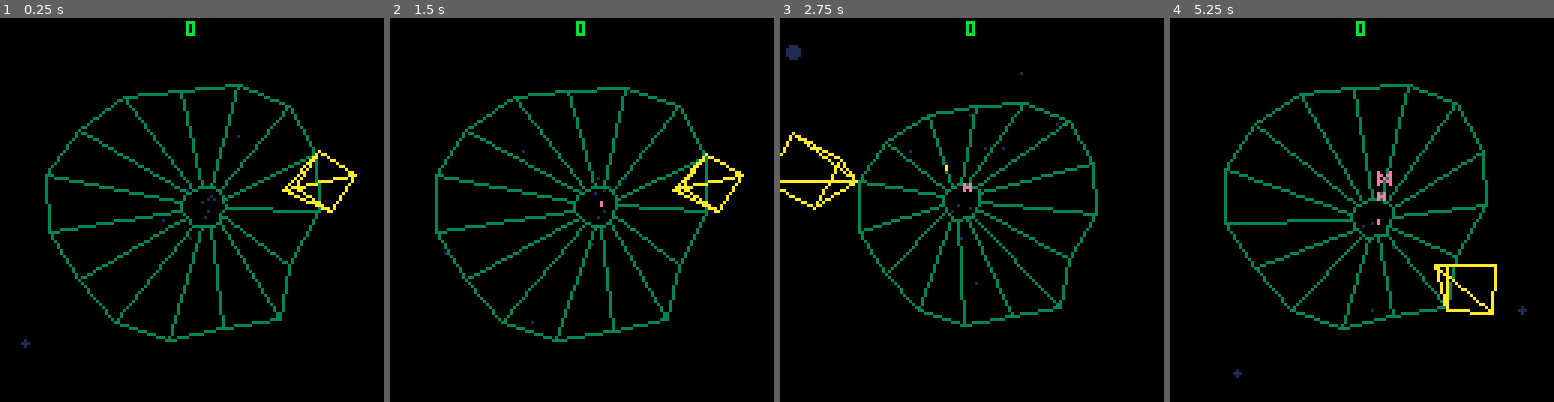
Above: before the commit, frames 1-4 (left to right).
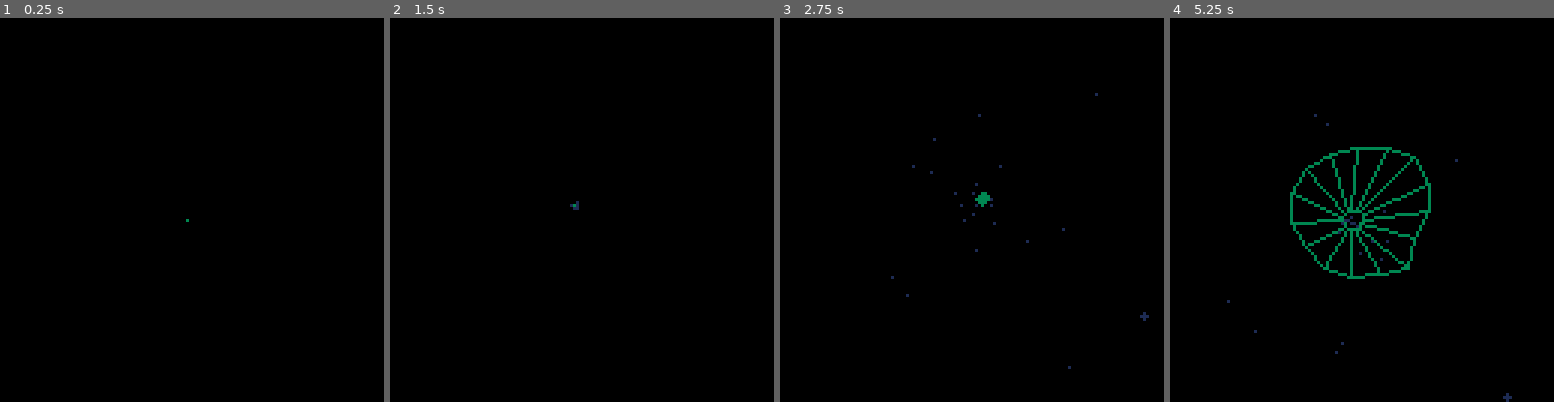
Above: after the commit, the same moments.

Repository: tesselode/web-pilot
Game: PICO-8 cartridge t1k.p8
Two runs of this game, one before a commit and one after it. Both use one fixed random seed, a clock stepped at 60 frames per second and the inputs below.
Inputs:
- Up to frame 1 (0.25 s): no input
- Up to frame 2 (1.5 s): tap X (X key) at 0.33, 1.07 s; tap O (Z key) at 0.7 s
- Up to frame 3 (2.75 s): hold Right 1.6-2.1 s; tap O (Z key) at 1.7, 2.1, 2.5 s; tap X (X key) at 1.85 s; hold Right from 2.47 s (still down)
- Up to frame 4 (5.25 s): tap O (Z key) every 0.4 s from 2.9 to 4.9 s; tap X (X key) at 2.97, 4.08, 5.2 s; release Right at 3.03 s; hold Left 3.08-3.58 s; hold Right 4.02-4.68 s; hold Left from 5.08 s (still down)

The runs differ from the first frame. In frame 1, 5.6% of the frame differs, in the area x 5-93%, y 0-86%; in frame 2, 5.6%; in frame 3, 5.4%; in frame 4, 7.3%, in the area x 14-93%, y 0-100%.

Commit message:
title screen idea

Diff:
--- a/t1k.p8
+++ b/t1k.p8
@@ -154,6 +154,7 @@
 	x -= (self.hx - 64) / 3
 	y -= (self.hy - 64) / 3
 	z += self.oz
+	if z < 0 then z = 0 end
 	for i = 1, 4 do z *= z end
 	return self.hx + (x - self.hx) * z,
 	       self.hy + (y - self.hy) * z
@@ -167,6 +168,8 @@
 
 function class.p3d:circfill(x, y, z, r, col)
 	local x, y = self:to2d(x, y, z)
+	z += self.oz
+	if z < 0 then z = 0 end
 	for i = 1, 4 do z *= z end
 	circfill(x, y, r * z * z, col)
 end
@@ -174,6 +177,8 @@
 function class.p3d:sspr(sx, sy, sw, sh, x, y, z, scale)
 	scale = scale or 1
 	x, y = self:to2d(x, y, z)
+	z += self.oz
+	if z < 0 then z = 0 end
 	for i = 1, 4 do z *= z end
 	local w, h = sw * z * scale, sh * z * scale
 	x -= w/2
@@ -914,12 +919,12 @@
 
 state.gameplay = {}
 
-state.gameplay.lane_size = 16
 state.gameplay.entity_limit = 30
 state.gameplay.game_over_time = 240
 
 function state.gameplay:generate_web()
 	self.web = class.web()
+	local lane_size = 16
 	local radius = 32 + rnd(24)
 	local angle = 0
 	local tilt_x = rnd(1/12)
@@ -937,14 +942,14 @@
 		local len = sqrt(dx * dx + dy * dy)
 		dx /= len
 		dy /= len
-		dx *= self.lane_size
-		dy *= self.lane_size
+		dx *= lane_size
+		dy *= lane_size
 		x += dx
 		y += dy
 		local new_angle = atan2(x, y)
 		if angle > new_angle then break end
 		local distance_from_start = sqrt((x - start_x) * (x - start_x) + (y - start_y) * (y - start_y))
-		if angle > .5 and distance_from_start < self.lane_size * 2/3 then break end
+		if angle > .5 and distance_from_start < lane_size * 2/3 then break end
 		angle = new_angle
 	end
 end
@@ -1284,6 +1289,44 @@
 -->8
 -- other states
 
+state.title = {}
+
+function state.title:enter()
+	music(0)
+	self.p3d = class.p3d()
+	self.p3d.oz = -1
+	state.gameplay.generate_web(self)
+	self.stars = {}
+	for i = 1, 50 do add(self.stars, class.star()) end
+	self.title_z = 0
+end
+
+function state.title:update()
+	for star in all(self.stars) do star:update(1) end
+	self.p3d.hx = 64 + 4 * sin(uptime / 240)
+	self.p3d.hy = 64 + 4 * cos(uptime / 300)
+	self.p3d.oz -= self.p3d.oz * .01
+	if self.p3d.oz > -.001 then self.p3d.oz = 0 end
+	if self.p3d.oz > -.025 then
+		self.title_z += (1 - self.title_z) * 2/30
+		if self.title_z > .999 then self.title_z = 1 end
+	end
+end
+
+function state.title:draw()
+	for star in all(self.stars) do star:draw(self.p3d) end
+	self.web:draw(self.p3d, 3)
+	local x = 64 + 3.99 * sin(uptime / 480)
+	pal(7, 1)
+	pal(10, 2)
+	self.p3d:sspr(0, 32, 49, 16, x, 64, self.web.min_z + (self.title_z - self.web.min_z) * .98, 2)
+	pal(7, 13)
+	pal(10, 8)
+	self.p3d:sspr(0, 32, 49, 16, x, 64, self.web.min_z + (self.title_z - self.web.min_z) * .99, 2)
+	pal()
+	self.p3d:sspr(0, 32, 49, 16, x, 64, self.title_z, 2)
+end
+
 state.game_over = {}
 
 function state.game_over:enter()
@@ -1310,7 +1353,7 @@
 
 function _init()
 	apply_audio_effects()
-	state_manager:switch(state.gameplay)
+	state_manager:switch(state.title)
 end
 
 function _update60()
Not shown, changed: 30 lines of the sprite sheet (__gfx__) section of t1k.p8
